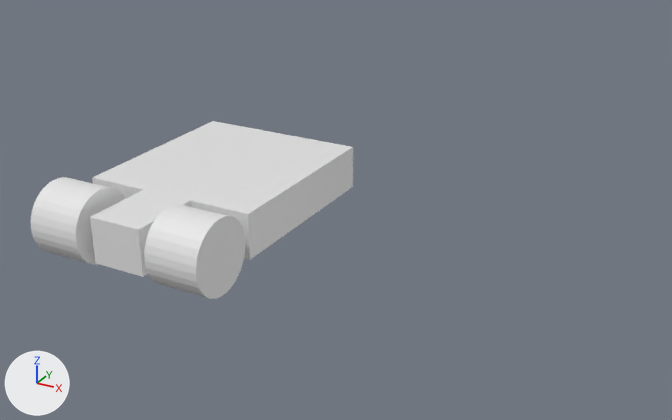
The Blender file Brackeys2022/Assets/Meshes/Kart.blend: old version first, new version second.
The view is the same before and after, from a 50 mm lens placed at (2.88, -3.79, 1.97), pointed at (0.78, 0.03, 0.06). The lights are fixed; the arrows at lower left show +X, +Y and +Z.

Names of what the first picture shows: 'Body', 'Wheel'.
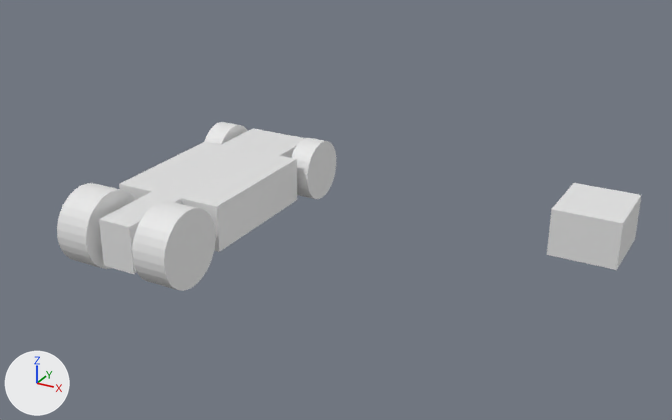
Commit message: Kart Prog

Boxes [x1, y1, x2, y2] around the edits, measured in the pictures (672 x 420 px):
'Body', reshaped, rescaled (22% narrower, 7% shorter)
    before: [90, 121, 353, 277]
    after: [99, 129, 304, 274]
'Wheel', reshaped, rescaled, moved (26% narrower, 11% shorter)
    before: [31, 177, 246, 299]
    after: [57, 183, 216, 291]
'Boolean Cube', shown
    after: [547, 183, 641, 270]
'Wheel-Front', added
    after: [204, 122, 336, 199]
part 1 of me_cube, built on
    before: [91, 121, 353, 230]
    after: [99, 129, 304, 227]

Diff of the bpy script that builds the scene:
```diff
--- a/Brackeys2022/Assets/Meshes/Kart.blend.py
+++ b/Brackeys2022/Assets/Meshes/Kart.blend.py
@@ me_cube @@
 me_cube.from_pydata(...)  # 16 vertices, 10 faces; spans x -1.0..1.0, y -1.0..1.0, z -1.0..1.0
 # used by ob_body; location = (0.0, 0.0, 0.0); scale = (0.5, 0.75, -0.125)
 # verts and faces of me_cube; kept vertices keep their numbers, new ones are numbered from 16
 # before: 0 (1.0, 1.0, 1.0) at pixel (353, 186), 1 (0.3, -1.0, -1.0) at pixel (138, 229), 2 (0.3, -1.0, 1.0) at pixel (142, 276), 3 (-1.0, -0.47, -1.0) at pixel (92, 177), 4 (-1.0, -0.47, 1.0)
 # before: 5 (1.0, 1.0, -1.0) at pixel (353, 146), 6 (-0.3, -1.0, -1.0) at pixel (90, 217), 7 (0.3, -0.47, -1.0) at pixel (190, 200), 8 (0.3, -0.47, 1.0), 9 (-1.0, 1.0, 1.0)
 # before: 10 (-0.3, -0.47, -1.0) at pixel (143, 189), 11 (-0.3, -0.47, 1.0), 12 (-1.0, 1.0, -1.0) at pixel (212, 121), 13 (1.0, -0.47, -1.0) at pixel (248, 214), 14 (1.0, -0.47, 1.0) at pixel (249, 259)
 # before: 15 (-0.3, -1.0, 1.0) at pixel (95, 263)
+# me_cube part 1
+delete_faces([(0, 9, 4, 11, 15, 2, 8, 14), (1, 6, 10, 3, 12, 5, 13, 7), (0, 5, 12, 9)])
+for i in [0, 5, 9, 12]: verts[i] += (0.0, -0.44, 0.0)
+verts[16] = (0.64, 0.56, -1.0)  # pixel (279, 155)
+verts[17] = (-0.64, 0.56, -1.0)  # pixel (221, 144)
+verts[18] = (-0.64, 0.56, 1.0)
+verts[19] = (0.64, 0.56, 1.0)
+for new, old in zip([*range(20, 24)], [*range(16, 20)]): verts[new] = verts[old] + (0.0, 0.44, 0.0)
+faces += [(0, 19, 23, 22, 18, 9, 4, 11, 15, 2, 8, 14), (1, 6, 10, 3, 12, 17, 21, 20, 16, 5, 13, 7), (20, 21, 22, 23), (17, 18, 22, 21), (9, 18, 17, 12), (16, 20, 23, 19)]
+faces += [(0, 5, 16, 19)]
 me_cube.materials.append(mat_material)
@@ me_cube_001 @@
 me_cube_001.from_pydata(...)  # 8 vertices, 6 faces; spans x 0.0..2.0, y 0.0..2.0, z 0.0..2.0
 # used by ob_boolean_cube; location = (-1.167, -0.75, 0.125); scale = (0.175, 0.2, -0.125)
+# me_cube_001 part 2: the whole mesh is moved by (-0.65, -1.65, 0.0)
@@ ob_body @@
 ob_body.location = (0.0, 0.0, 0.0)
-ob_body.scale = (0.5, 0.75, -0.125)
+ob_body.scale = (0.314, 0.75, -0.125)
@@ ob_wheel @@
 ob_wheel = bpy.data.objects.new('Wheel', me_cylinder_001)
-ob_wheel.location = (0.363, -0.6, 0.0)
+ob_wheel.parent = ob_body
+ob_wheel.matrix_parent_inverse = Matrix(((2.0, 0.0, 0.0, 0.0), (0.0, 1.333, 0.0, 0.0), (0.0, 0.0, -8.0, 0.0), (0.0, 0.0, 0.0, 1.0)))
+ob_wheel.location = (0.379, -0.6, 0.0)
 ob_wheel.rotation_euler = (0.0, -1.571, 0.0)  # degrees (0, -90, 0)
-ob_wheel.scale = (0.2, 0.2, 0.15)
+ob_wheel.scale = (0.203, 0.203, 0.151)
 _m = ob_wheel.modifiers.new('Mirror', 'MIRROR')
@@ ob_boolean_cube @@
 ob_boolean_cube = bpy.data.objects.new('Boolean Cube', me_cube_001)
-ob_boolean_cube.location = (-1.167, -0.75, 0.125)
+ob_boolean_cube.location = (1.894, 0.75, 0.125)
 ob_boolean_cube.scale = (0.175, 0.2, -0.125)
-ob_boolean_cube.hide_set(True)
@@ ob_wheel_front @@
+ob_wheel_front = bpy.data.objects.new('Wheel-Front', me_cylinder_001)
+ob_wheel_front.parent = ob_body
+ob_wheel_front.matrix_parent_inverse = Matrix(((2.0, 0.0, 0.0, 0.0), (0.0, 1.333, 0.0, 0.0), (0.0, 0.0, -8.0, 0.0), (0.0, 0.0, 0.0, 1.0)))
+ob_wheel_front.location = (0.484, 0.617, 0.0)
+ob_wheel_front.rotation_euler = (0.0, -1.571, 0.0)  # degrees (0, -90, 0)
+ob_wheel_front.scale = (0.172, 0.172, 0.0996)
+_m = ob_wheel_front.modifiers.new('Mirror', 'MIRROR')
+_m.mirror_object = ob_body
```
